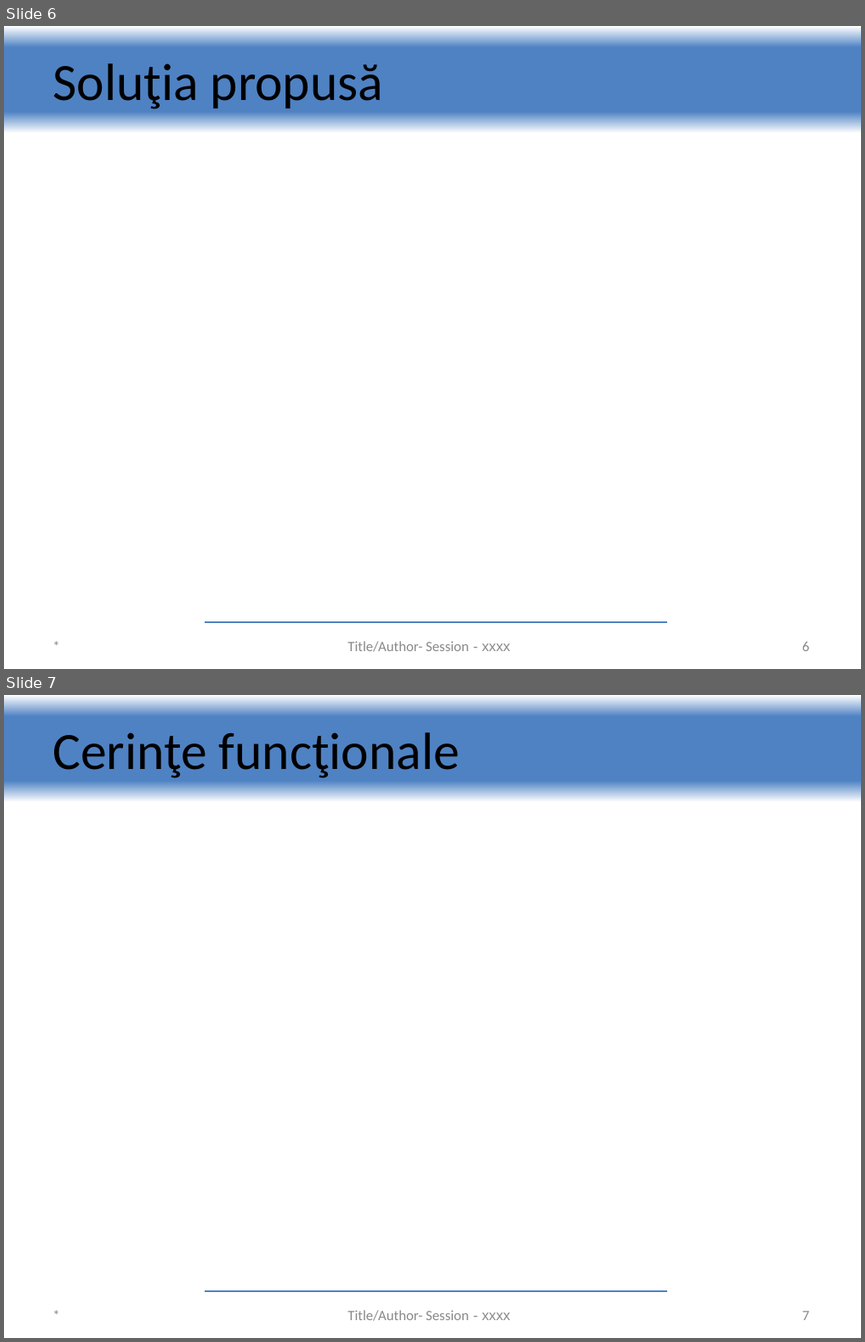
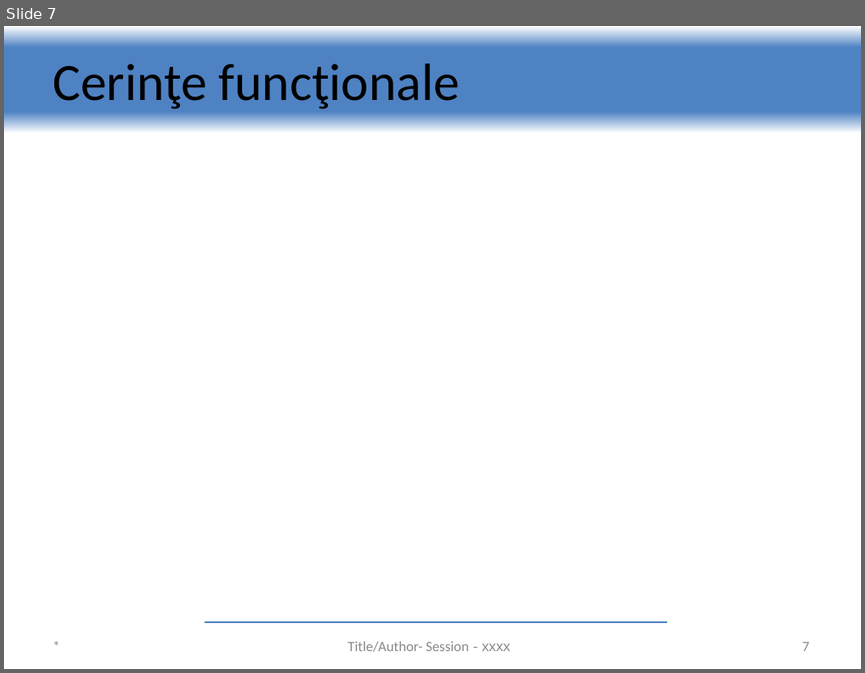
Before and after one commit to davidbalazs/chessEngine-documentation, a slide deck: Documentation written by me/Prezentarea finala/resurse/template_prezentare.pptx. Shown one above the other, each under a label of ours: slides 6 and 7 before the commit, slide 7 after it. The pictures are 865x1342 and 865x673 pixels, drawn with LibreOffice and Linux fonts; fonts in the diff are those of the drawing; background and template pictures are left out. Boxes give left, top, right and bottom in pixels: in the first picture for what was removed or moved away, otherwise in the second. Text is boxed around its words. In the diff, an @@ line names an element or a change of style, - is before the commit and + after.

```diff
--- a/Documentation written by me/Prezentarea finala/resurse/template_prezentare.pptx
+++ b/Documentation written by me/Prezentarea finala/resurse/template_prezentare.pptx
@@ slide 6 removed at box(4, 26, 861, 669), background #FFFFFF; not listed: 2 template elements that a slide beside it also shows @@
@@ title removed at box(52, 63, 384, 109) @@
-Soluţia propusă
@@ text removed at box(44, 635, 150, 656) @@
-*
@@ text removed at box(347, 641, 511, 652) @@
-Title/Author- Session - xxxx
@@ page number removed at box(802, 641, 809, 651) @@
-6
```
Also in this commit, not shown: 5 slides changed, 1 slide added, 2 other files.
